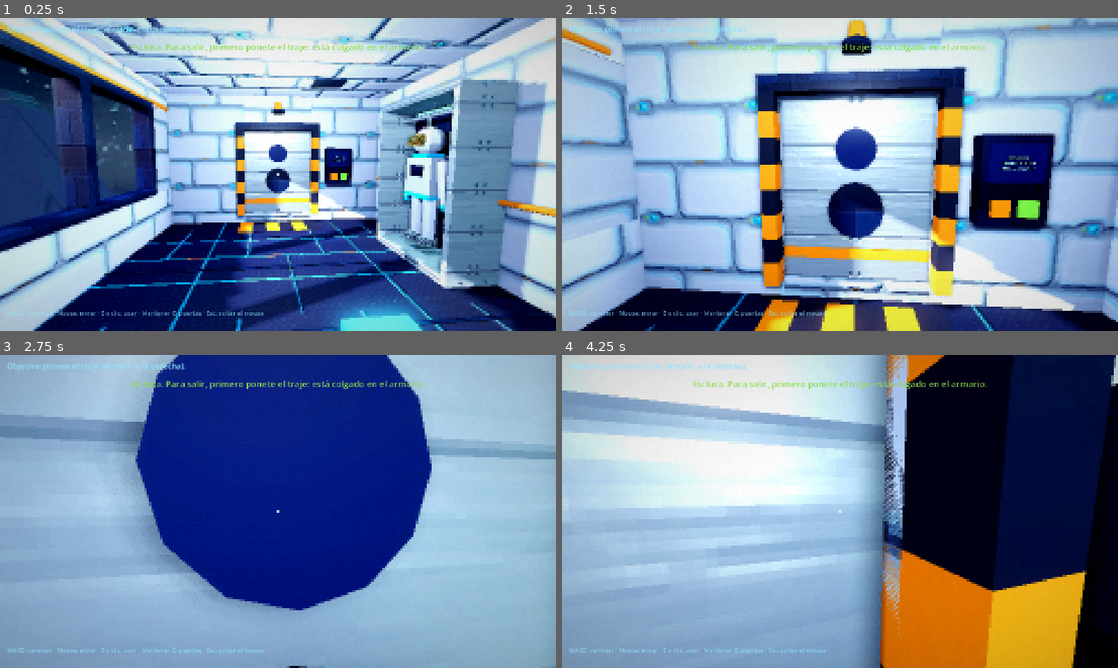
Above: before the commit, frames 1-4 (two rows, left to right).
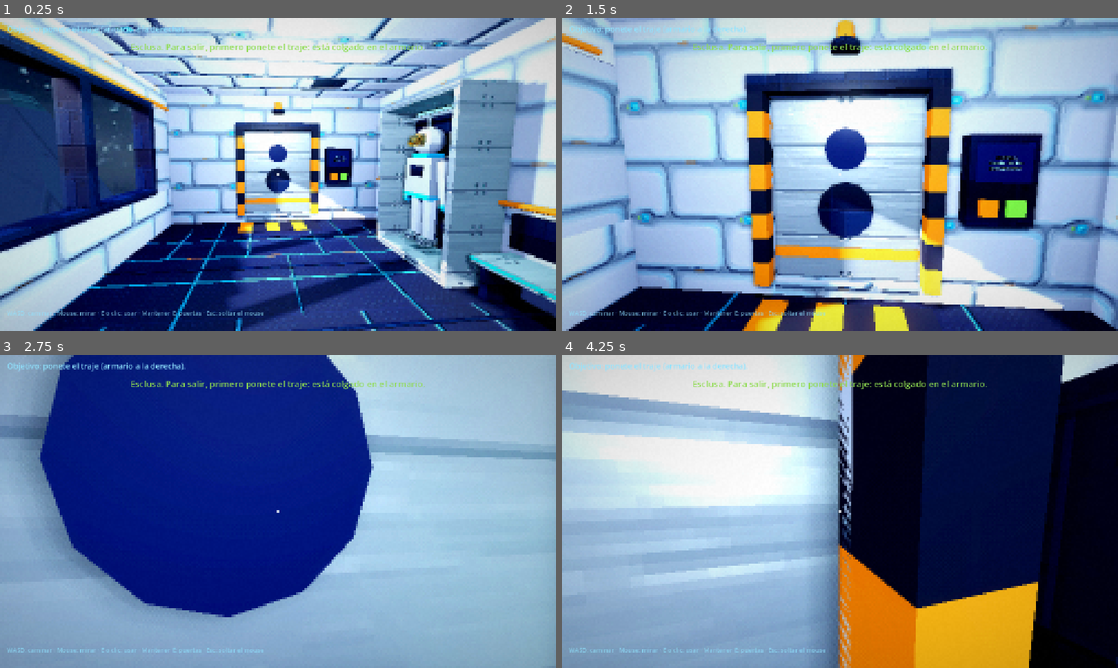
Above: after the commit, the same moments.

Repository: Yusep-pi/Sabertech
Game: Godot game, scene res://scenes/esclusa/esclusa.tscn
Same seed, same stepped clock (60 frames per second), same inputs: the game is played once before the commit and once after it. This scene is started directly instead of the project's main scene.
Inputs (mouse positions are in pixels of both pictures, inside the frame that each line leads up to):
- Up to frame 1 (0.25 s): no input
- Up to frame 2 (1.5 s): tap Enter at 0.5 s; move the mouse to (867, 174) at 0.52 s; hold E 0.53-1.28 s; hold W from 0.53 s (still down); click (867, 174) at 0.67 s; tap Space at 0.77 s; move the mouse to (812, 174) at 1.27 s; tap Z at 1.35 s
- Up to frame 3 (2.75 s): keep holding W; tap Space at 1.52 s; move the mouse to (289, 505) at 2.02 s; tap C at 2.1 s
- Up to frame 4 (4.25 s): keep holding W; tap Space at 2.75, 3.02, 3.77 s; move the mouse to (834, 517) at 2.77 s; tap Ctrl at 2.85 s; click (834, 517) at 2.92 s; tap Enter at 3.5 s; move the mouse to (878, 514) at 3.52 s; hold Shift from 3.53 s (still down)

The runs differ from the first frame. In frame 1, 5.0% of the frame differs, in the area x 59-100%, y 62-100%; in frame 2, 30%; in frame 3, 27%; in frame 4, 38%, in the area x 12-100%, y 0-100%.

Commit message:
Esclusa: el banco va contra la pared y con textura
El banco era una caja aqua lisa en el medio del paso, delante de la puerta
del habitáculo. Ahora va contra la pared derecha, entre el armario y los
tanques: asiento de metal (casco_gris), patas y respaldo oscuros y un filo
aqua.

- blender/generar_modelos.py: el banco nuevo (hay que regenerar
  esclusa.glb con Blender).
- esclusa.gd: mientras el .glb tenga el banco viejo, lo reemplaza al
  cargar por el nuevo con las mismas medidas; después no hace nada.

Co-Authored-By: Claude Opus 5.5 <noreply@anthropic.com>

Diff:
--- a/scenes/esclusa/esclusa.gd
+++ b/scenes/esclusa/esclusa.gd
@@ -28,6 +28,18 @@
 const APERTURA := 1.75  # metros que se corre la hoja al abrir
 const PRESION := 101.0  # kPa
 const SEGUNDOS_CICLO := 5.0
+## El banco contra la pared derecha, entre el armario y los tanques: [posición, tamaño,
+## material]. Son las mismas piezas que construir_esclusa() en blender/generar_modelos.py
+## (ya pasadas a coordenadas de Godot). Solo se usa mientras esclusa.glb tenga el banco
+## viejo (una caja aqua en el medio del paso): al regenerar el modelo deja de hacer falta.
+const BANCO := [
+	[Vector3(2.23, 0.44, 0.5), Vector3(0.5, 0.08, 1.3), "casco_gris"],  # asiento
+	[Vector3(2.25, 0.2, 1.05), Vector3(0.42, 0.4, 0.08), "oscuro"],  # patas
+	[Vector3(2.25, 0.2, -0.05), Vector3(0.42, 0.4, 0.08), "oscuro"],
+	[Vector3(2.47, 0.75, 0.5), Vector3(0.06, 0.4, 1.3), "oscuro"],  # respaldo
+	[Vector3(1.98, 0.45, 0.5), Vector3(0.03, 0.03, 1.3), "aqua"],  # filo
+]
+const COLORES_BANCO := {"casco_gris": Color("#9AA7B8"), "oscuro": Color("#2A3150"), "aqua": Color("#2EC4E6")}
 const LUZ_NORMAL := Color("#DDF4FF")
 const LUZ_ALARMA := Color("#FF3B2E")
 
@@ -239,6 +251,7 @@
 # --- Armado -----------------------------------------------------------------
 
 func _preparar_modelo(modelo: Node) -> void:
+	_reemplazar_banco_viejo(modelo)
 	_puerta = modelo.find_child("escotilla_puerta", true, false)
 	_cerrada = _puerta.position
 	_traje = modelo.find_child("traje", true, false)
@@ -264,6 +277,31 @@
 	_texto_panel.autowrap_mode = TextServer.AUTOWRAP_WORD_SMART
 	_texto_panel.modulate = Interfaz.CIAN
 	add_child(_texto_panel)
+
+
+## Saca el banco viejo del modelo y arma el nuevo contra la pared. Los materiales van
+## en la malla con el nombre de los del modelo, así Estilo les pone la textura retro.
+func _reemplazar_banco_viejo(modelo: Node) -> void:
+	var viejo := modelo.find_child("esclusa_banco", true, false)
+	if not viejo:
+		return
+	viejo.free()
+	var banco := Node3D.new()
+	banco.name = "esclusa_banco_nuevo"
+	for pieza in BANCO:
+		var material := StandardMaterial3D.new()
+		material.resource_name = pieza[2]
+		material.albedo_color = COLORES_BANCO[pieza[2]]
+		var caja := BoxMesh.new()
+		caja.size = pieza[1]
+		caja.material = material
+		var malla := MeshInstance3D.new()
+		malla.mesh = caja
+		malla.position = pieza[0]
+		banco.add_child(malla)
+		if pieza == BANCO[0]:
+			malla.create_convex_collision()
+	add_child(banco)
 
 
 func _armar_exterior() -> void:
